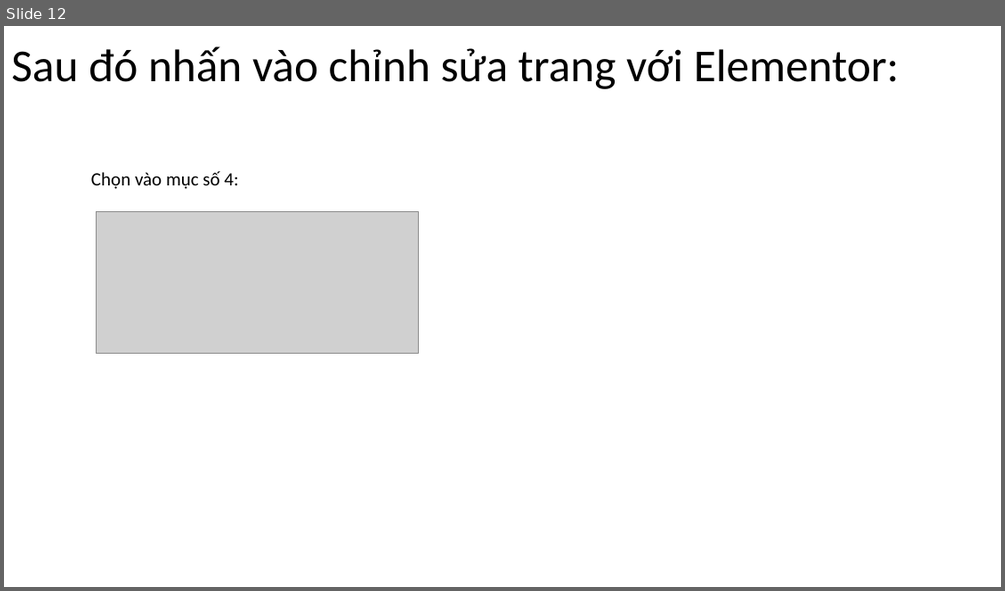
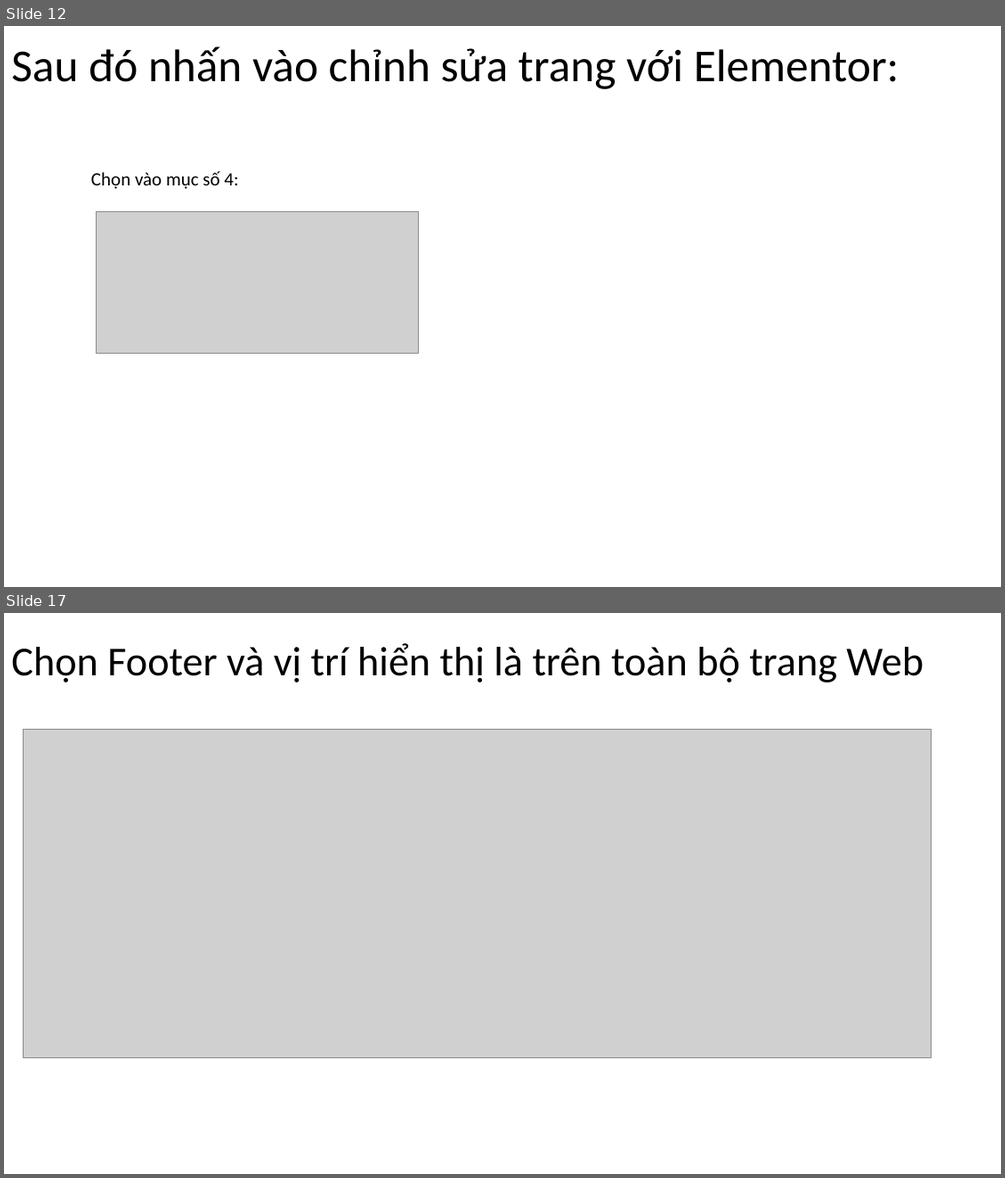
Before and after one commit to DangVanDoan05/WordPress, a slide deck: Thiết kế WebSite bán hàng.pptx. Shown one above the other, each under a label of ours: slide 12 before the commit, slides 12 and 17 after it; the slides between them are not shown. The pictures are 1005x591 and 1005x1178 pixels, drawn with LibreOffice and Linux fonts; fonts in the diff are those of the drawing; grey boxes stand for pictures. Boxes give left, top, right and bottom in pixels: in the first picture for what was removed or moved away, otherwise in the second. Text is boxed around its words. In the diff, an @@ line names an element or a change of style, - is before the commit and + after.

```diff
--- a/Thiết kế WebSite bán hàng.pptx
+++ b/Thiết kế WebSite bán hàng.pptx
@@ slide 17 added at (4,613,1001,1174), background #FFFFFF @@
@@ title added at (11,643,923,682), 39.6 pt, text #000000 @@
+Chọn Footer và vị trí hiển thị là trên toàn bộ trang Web
@@ picture added at (24,729,931,1057) @@
```
Also in this commit, not shown: 2 slides changed, 4 other slides added, 2 other files.
